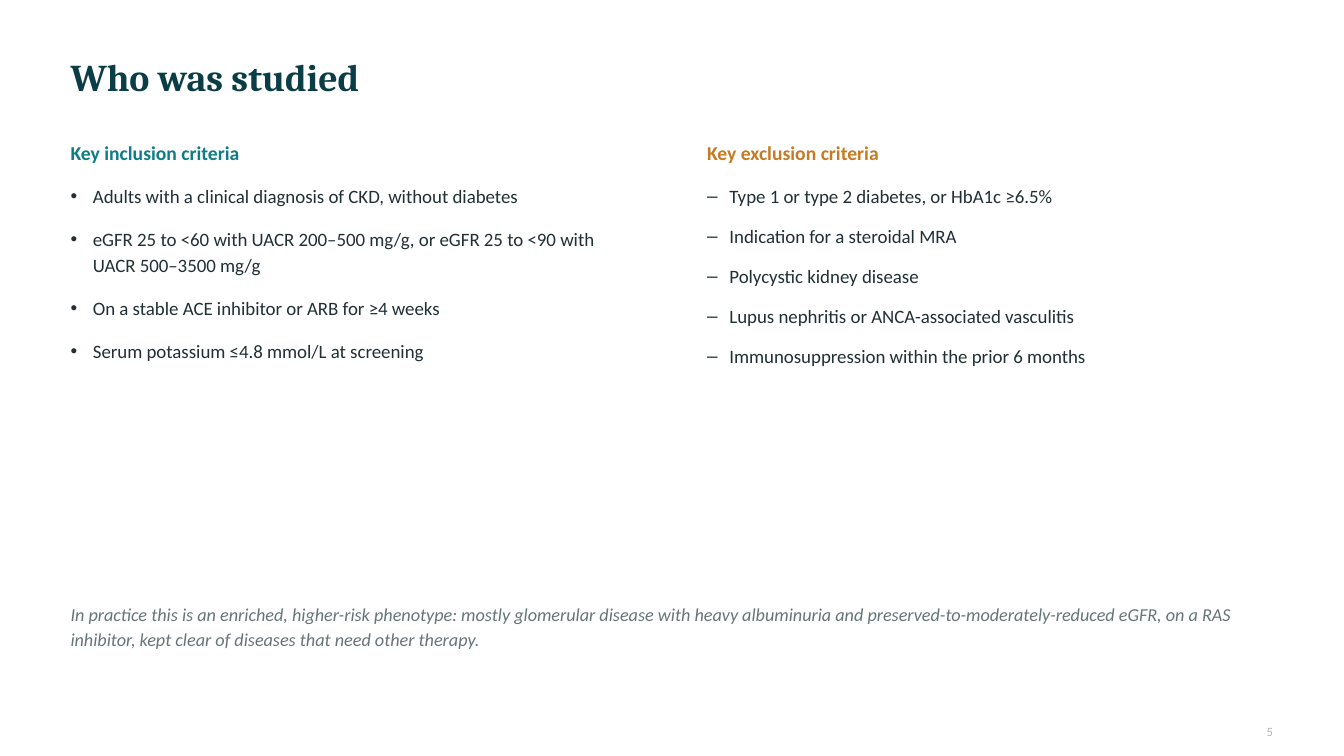
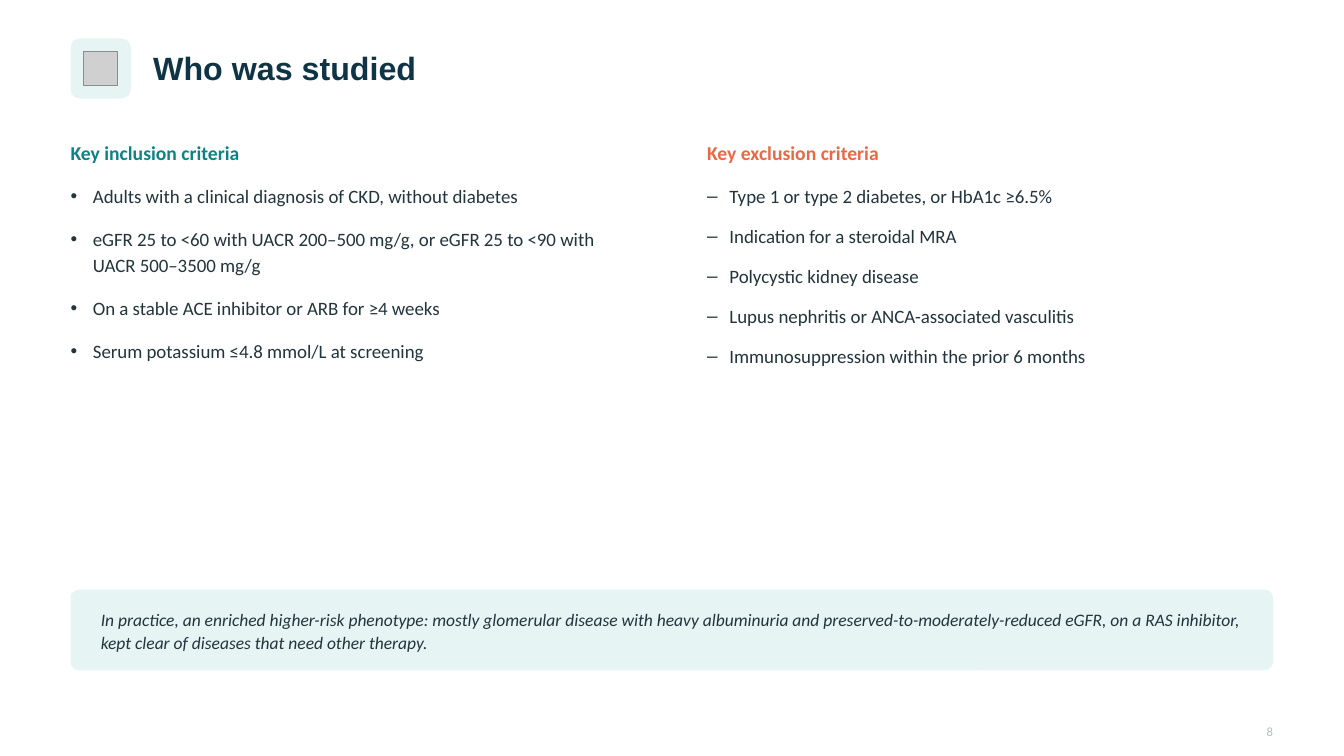
Before and after one commit to azbargarawan-sudo/clickwriting-landing, a slide deck: slide 8 of FIND-CKD.pptx (slide 5 before the commit). Drawn at 1344x756 pixels with LibreOffice and Linux fonts; fonts in the diff are those of the drawing; grey boxes stand for pictures. Boxes give left, top, right and bottom in pixels: in the first picture for what was removed or moved away, otherwise in the second. Text is boxed around its words. In the diff, an @@ line names an element or a change of style, - is before the commit and + after.

```diff
--- a/FIND-CKD.pptx
+++ b/FIND-CKD.pptx
@@ rounded rectangle added at [71, 38, 131, 99], fill #E7F4F4 @@
@@ picture added at [84, 51, 118, 86] @@
@@ text "Who was studied": place and size @@
-text "Who was studied" at [71, 64, 359, 92]
+text "Who was studied" at [153, 56, 416, 81]
@@ text "Who was studied" at [153, 56, 416, 81]: size 27 to 23 pt, font Cambria to Arial, text colour #0B3D46 to #0F3446 @@
@@ text "Key exclusion criteria" at [707, 146, 879, 163]: text colour #C67A22 to #E86A44 @@
@@ rounded rectangle added at [71, 590, 1273, 670], fill #E7F4F4 @@
@@ text at [101, 614, 1240, 652]: text changed; size 13 to 12.5 pt; text colour #667578 to #22343C @@
-In practice this is an enriched, higher-risk phenotype: mostly glomerular disease with heavy albuminuria and preserved-to-moderately-reduced eGFR, on a RAS inhibitor, kept clear of diseases that need other therapy.
+In practice, an enriched higher-risk phenotype: mostly glomerular disease with heavy albuminuria and preserved-to-moderately-reduced eGFR, on a RAS inhibitor, kept clear of diseases that need other therapy.
```
Also in this commit, not shown: 16 other slides changed, 11 slides added.
